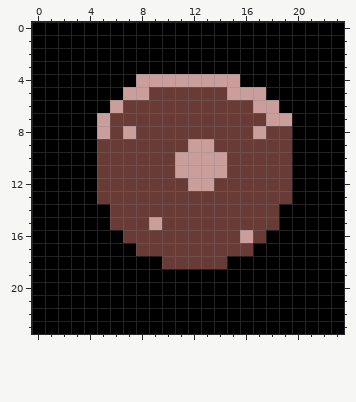
File history of a pixel-art sprite, Animations/INV_Slot/Shield/000.png. The first picture shows the starting point.
The file is 24x24 pixels.
Once edited:
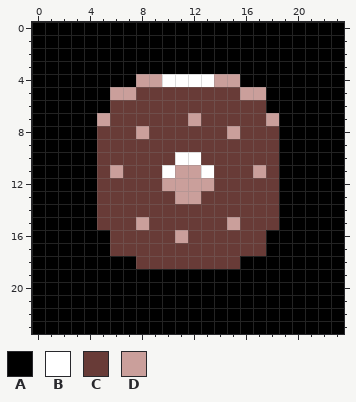
Palette (. is transparent): A #000000  B #ffffff  C #683b37  D #ca9f9b
Edits made:
@@ x 0..23 @@
  3 AAAAAAAAAAAAAAAAAAAAAAAA
- 4 AAAAAAAADDDDDDDDAAAAAAAA
- 5 AAAAAAADDCCCCCCDDDAAAAAA
- 6 AAAAAADCCCCCCCCCCDDAAAAA
- 7 AAAAADCCCCCCCCCCCCDDAAAA
- 8 AAAAADCDCCCCCCCCCDCCAAAA
- 9 AAAAACCCCCCCDDCCCCCCAAAA
-10 AAAAACCCCCCDDDDCCCCCAAAA
-11 AAAAACCCCCCDDDDCCCCCAAAA
-12 AAAAACCCCCCCDDCCCCCCAAAA
-13 AAAAACCCCCCCCCCCCCCCAAAA
-14 AAAAAACCCCCCCCCCCCCAAAAA
-15 AAAAAACCCDCCCCCCCCCAAAAA
-16 AAAAAAACCCCCCCCCDCAAAAAA
-17 AAAAAAAACCCCCCCCCAAAAAAA
-18 AAAAAAAAAACCCCCAAAAAAAAA
+ 4 AAAAAAAADDBBBBDDAAAAAAAA
+ 5 AAAAAADDCCCCCCCCDDAAAAAA
+ 6 AAAAAACCCCCCCCCCCCAAAAAA
+ 7 AAAAADCCCCCCDCCCCCDAAAAA
+ 8 AAAAACCCDCCCCCCDCCCAAAAA
+ 9 AAAAACCCCCCCCCCCCCCAAAAA
+10 AAAAACCCCCCBBCCCCCCAAAAA
+11 AAAAACDCCCBDDBCCCDCAAAAA
+12 AAAAACCCCCDDDDCCCCCAAAAA
+13 AAAAACCCCCCDDCCCCCCAAAAA
+14 AAAAACCCCCCCCCCCCCCAAAAA
+15 AAAAACCCDCCCCCCDCCCAAAAA
+16 AAAAAACCCCCDCCCCCCAAAAAA
+17 AAAAAACCCCCCCCCCCCAAAAAA
+18 AAAAAAAACCCCCCCCAAAAAAAA
 19 AAAAAAAAAAAAAAAAAAAAAAAA
Pixel boxes of the changes (left, top, right, bottom) in both pictures:
changed: (97, 74, 292, 269)
